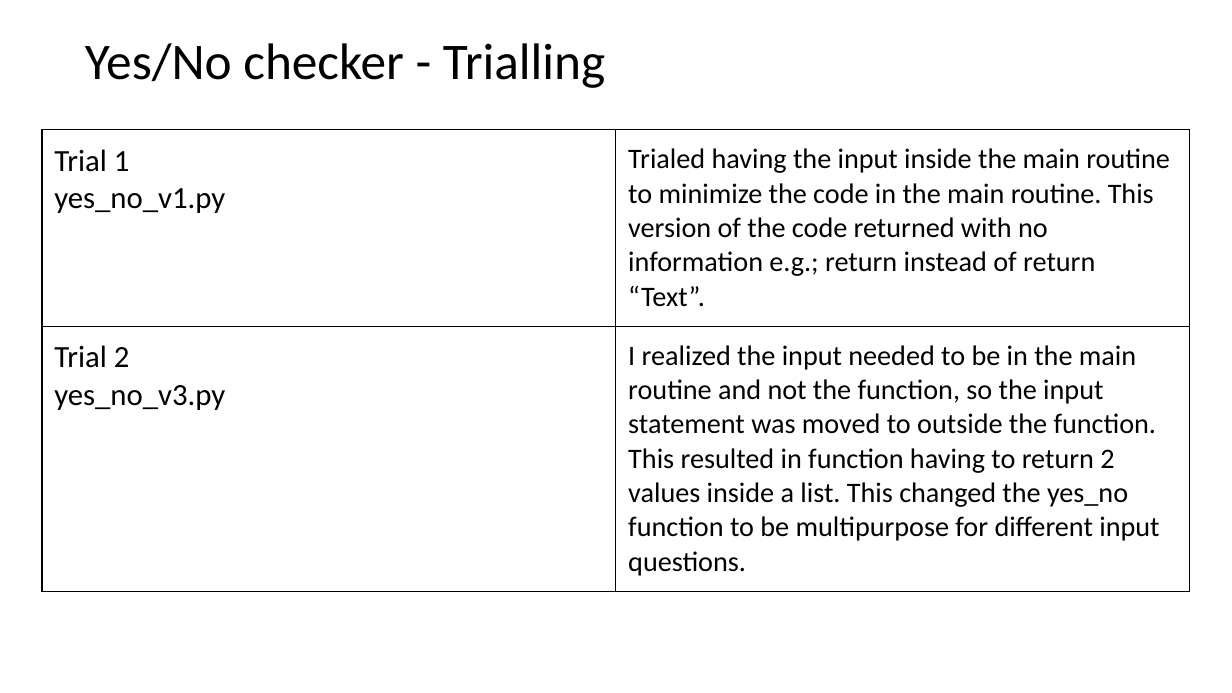
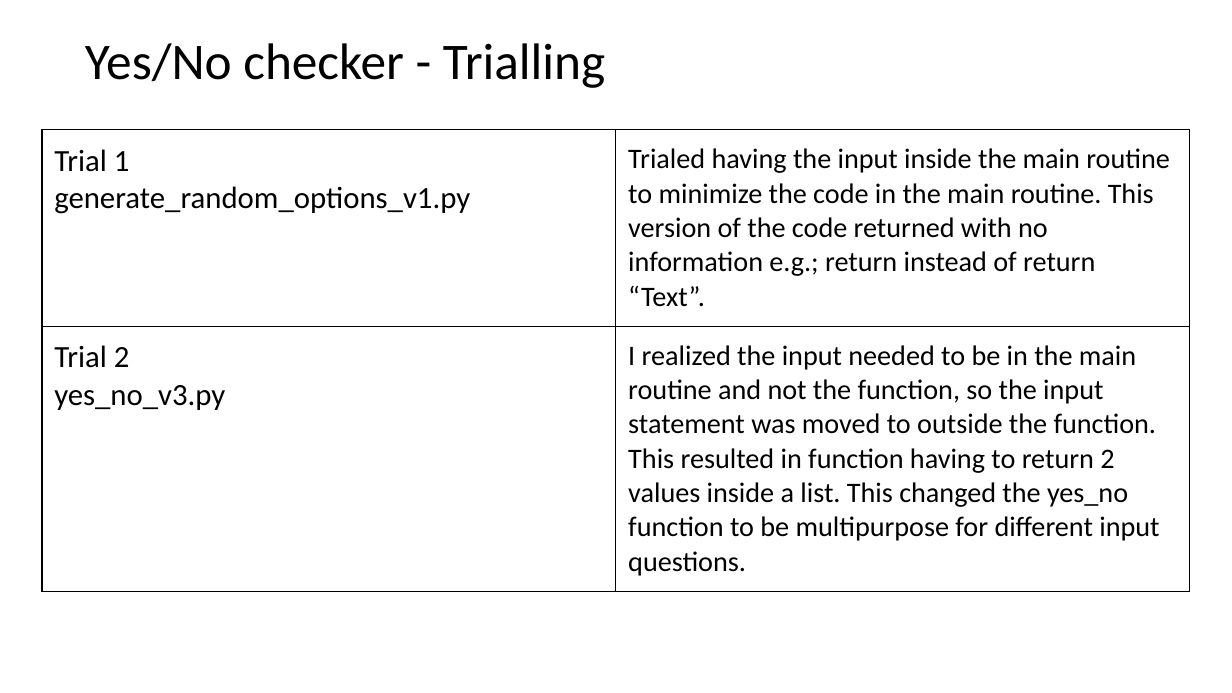
Before and after one commit to twschool/Assessment, a slide deck: slide 13 of Maori quiz documentation.pptx. Drawn at 1232x693 pixels with LibreOffice and Linux fonts; fonts in the diff are those of the drawing. Boxes give left, top, right and bottom in pixels: in the first picture for what was removed or moved away, otherwise in the second. Text is boxed around its words. In the diff, an @@ line names an element or a change of style, - is before the commit and + after.

Commit message:
Still no idea why this needs a seperate commit
Still no idea why this needs a seperate commit idk what the problem is lol

```diff
--- a/Maori quiz documentation.pptx
+++ b/Maori quiz documentation.pptx
@@ table at (x1=42, y1=130, x2=1189, y2=586) @@
-row 1, column 1: Trial 1 / yes_no_v1.py
+row 1, column 1: Trial 1 / generate_random_options_v1.py
```
